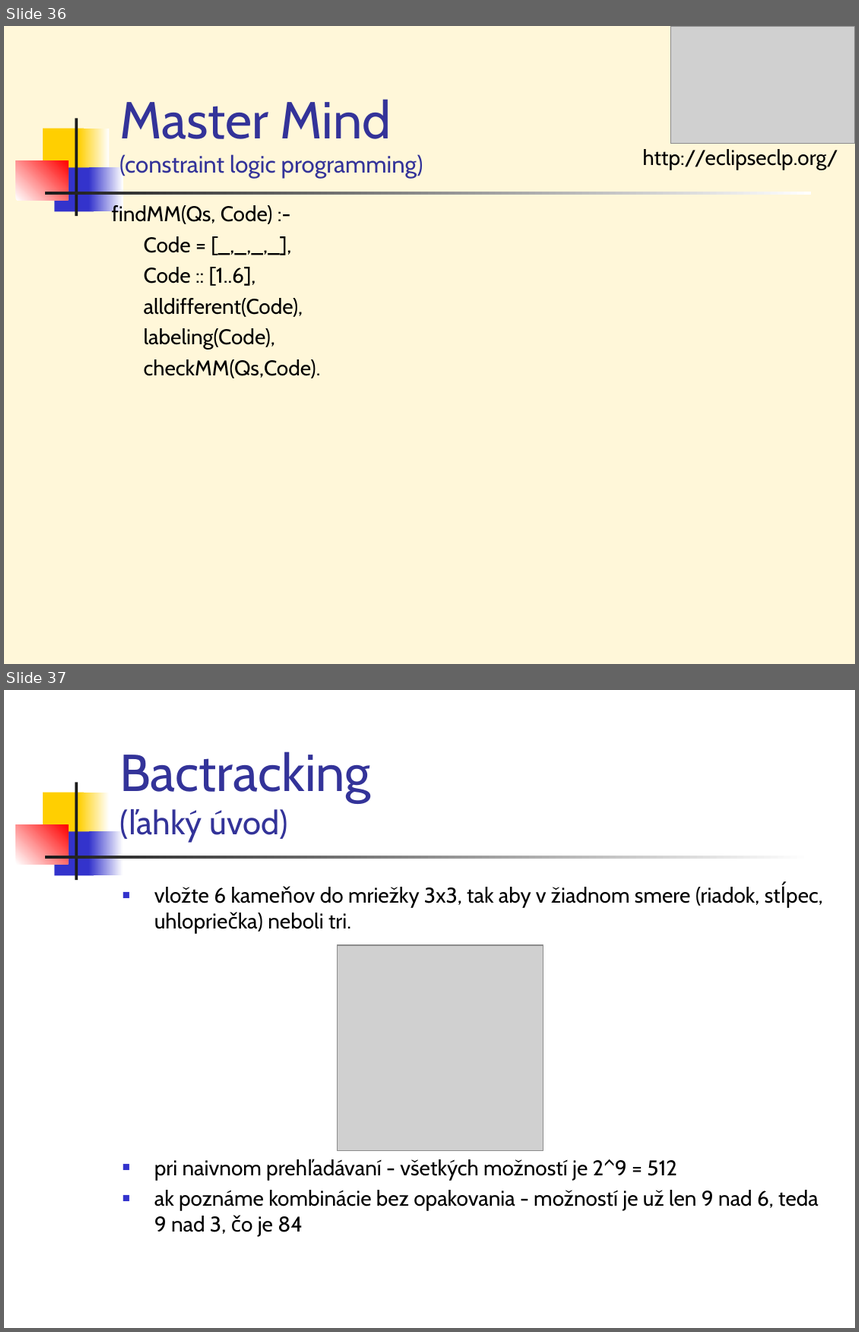
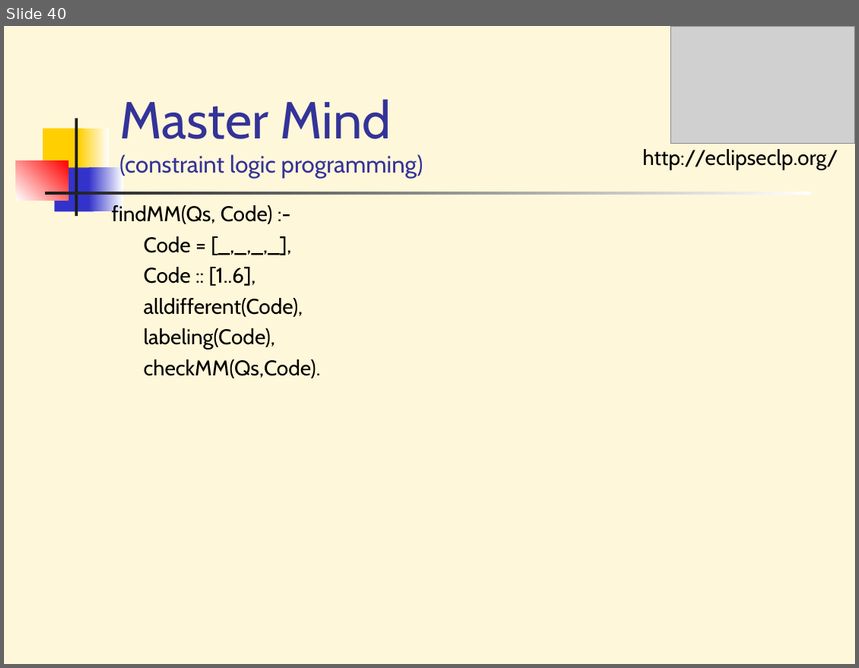
Before and after one commit to paradigmy/Prednasky, a slide deck: 11/logicke2.ppt. Shown one above the other, each under a label of ours: slides 36 and 37 before the commit, slide 40 after it. The pictures are 859x1332 and 859x668 pixels, drawn with LibreOffice and Linux fonts; fonts in the diff are those of the drawing; grey boxes stand for pictures. Boxes give left, top, right and bottom in pixels: in the first picture for what was removed or moved away, otherwise in the second. Text is boxed around its words. In the diff, an @@ line names an element or a change of style, - is before the commit and + after.

```diff
--- a/11/logicke2.ppt
+++ b/11/logicke2.ppt
@@ slide 37 removed at [4,690,855,1328], background #FFFFFF; not listed: 7 template elements that a slide beside it also shows @@
@@ title removed at [120,752,371,835] @@
-Bactracking
-(ľahký úvod)
@@ text removed at [154,886,823,1236] @@
-■ vložte 6 kameňov do mriežky 3x3, tak aby v žiadnom smere (riadok, stĺpec, uhlopriečka) neboli tri.
-■ pri naivnom prehľadávaní - všetkých možností je 2^9 = 512
-■ ak poznáme kombinácie bez opakovania - možností je už len 9 nad 6, teda 9 nad 3, čo je 84
@@ picture removed at [338,945,544,1151] @@
@@ what was slide 36 is now slide 40 @@
```
Also in this commit, not shown: 1 other slide removed, 6 other files.
